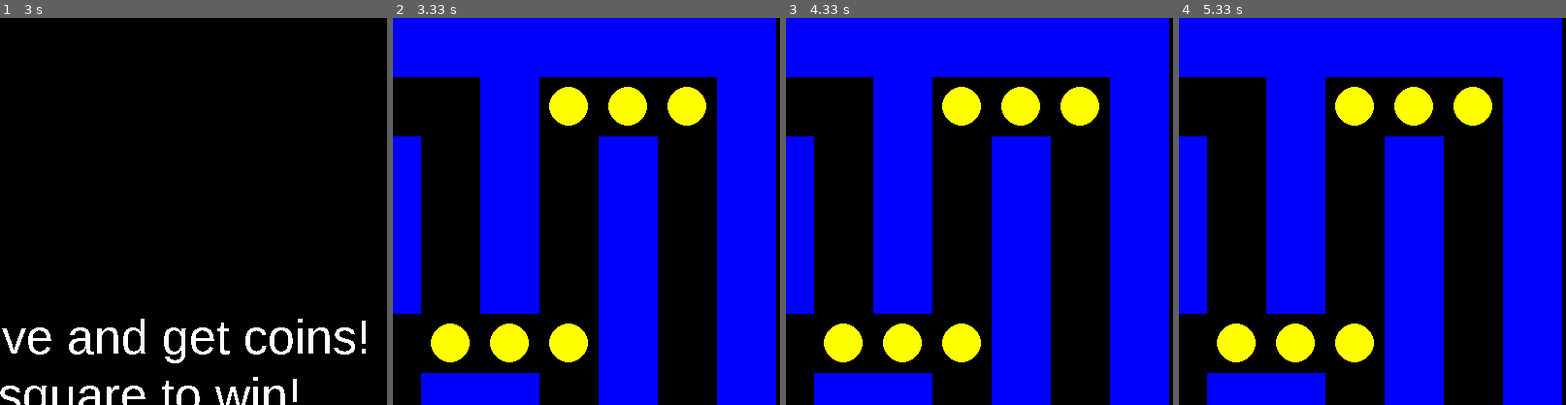
Above: before the commit, frames 1-4 (left to right).
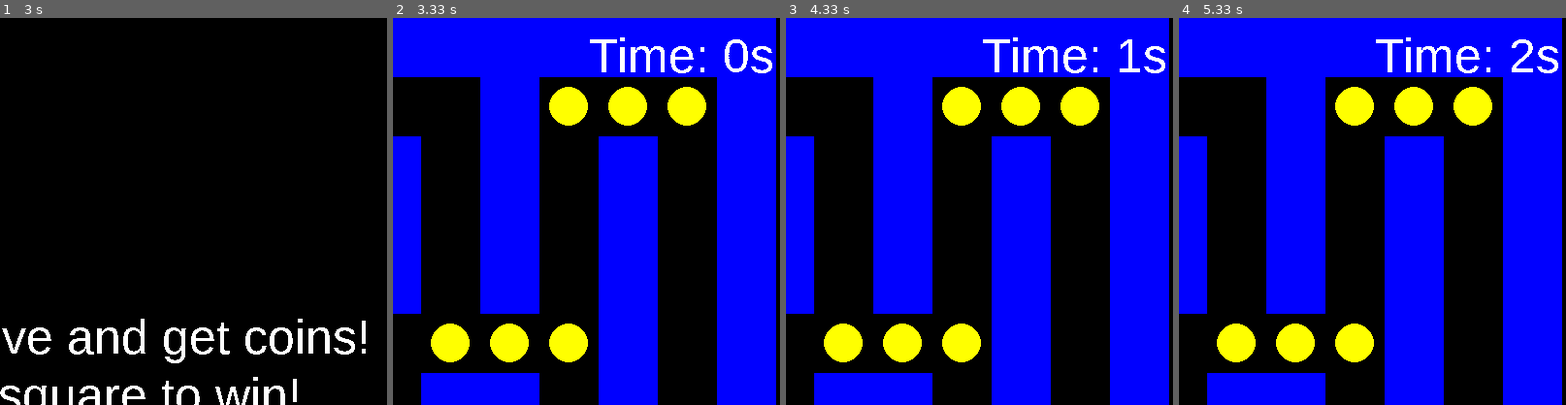
Above: after the commit, the same moments.

Repository: nathanchen0/CIF_Junior_Nathan
Game: pygame game, started from week12/maze.py
Same seed, same stepped clock (60 frames per second), same inputs: the game is played once before the commit and once after it.
Inputs:
- Up to frame 1 (3 s): no input
- Up to frame 2 (3.33 s): no input
- Up to frame 3 (4.33 s): hold W 3.4-3.87 s; hold D from 3.9 s (still down)
- Up to frame 4 (5.33 s): release D at 4.53 s; hold S 4.57-4.93 s
The pictures show only the part of the screen within x 50-100%, y 0-50%; the shares and areas given below are measured in that part.

Frame 1 is identical in both runs. In frame 2, 1.1% of the frame differs, in the area x 50-98%, y 5-15%; in frame 3, 1.1%; in frame 4, 1.1%.

Commit message:
Implement elapsed time display in maze.py
Add a timer display to show elapsed time in seconds.

Diff:
--- a/week12/maze.py
+++ b/week12/maze.py
@@ -199,6 +199,8 @@
     pygame.draw.rect(screen, box_colour, rect1)
     #display elapsed time once per second
     runtime = pygame.time.get_ticks() // 1000 - 3
+    timedisplay = myfont.render('Time: ' + str(runtime) + 's', False, (255, 255, 255))
+    screen.blit(timedisplay, (600, 10))
     #make it so the player cannot go through walls but does not die
     for wall in mazeboxlist:
         if rect1.colliderect(pygame.Rect(wall[0] * tilesize, wall[1] * tilesize, tilesize, tilesize)):
